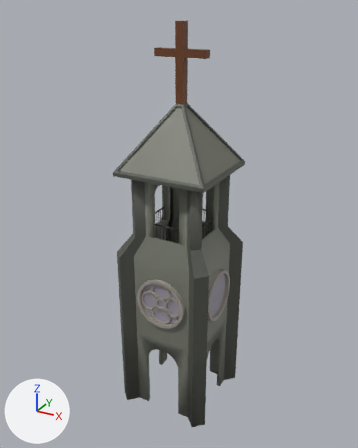
An edit to the Blender file BebePied_project/Assets/00_Content/00_Common/00_3D/Pilon.blend, drawn before and after from the same camera.
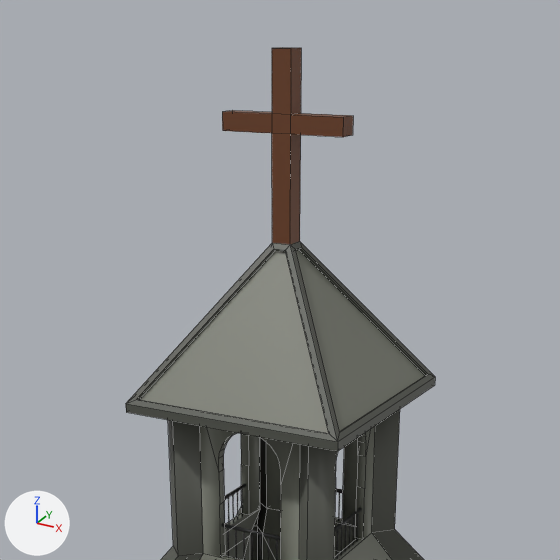
There are two pictures of each version: one whole from a 50 mm lens placed at (17.05, -31.36, 31.63), pointed at (-0.26, 0.12, 15.89), one close up on the part from 17% to 83% of the width and 0% to 53% of the height. Lighting does not change. The marker at lower left points along +X, +Y and +Z. The close-ups show mesh edges as thin lines.

Names of what the first close-up shows: 'Pilon', 'Plane.002'.
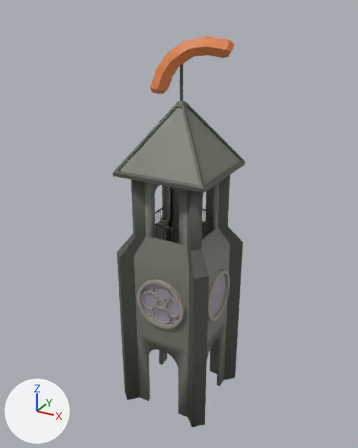
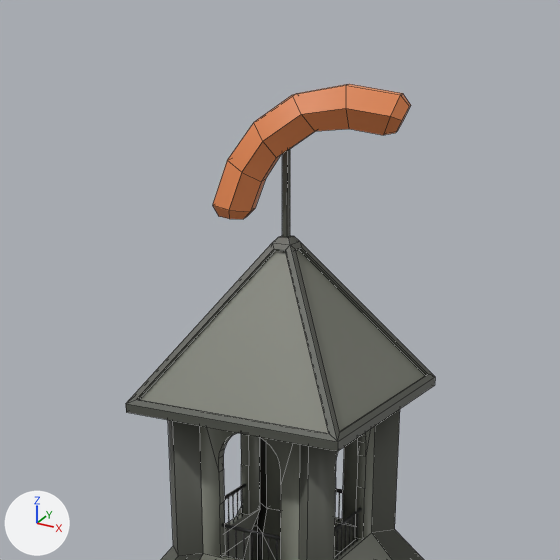
Commit message: Ajout du pilon saucisse

Edits to the scene script, one JSON object a line:
```json
{"op": "add", "block": "mat_material_saucisse", "code": ["mat_material_saucisse = principled_material('Material_Saucisse')", "mat_material_saucisse.base_color = (0.799, 0.246, 0.0802)  # orange #e78850"]}
{"block": "me_plane_008", "where": "# used by ob_plane_002; parent = ob_pilon; location = (0.0, 0.0, 0.0)"}
{"op": "remove", "block": "me_plane_008", "code": "me_plane_008.from_pydata(...)  # 64 vertices, 62 faces; spans x -3.63..3.63, y -3.63..3.63, z 20.39..30.74"}
{"op": "add", "block": "me_plane_008", "code": "me_plane_008.from_pydata(...)  # 56 vertices, 54 faces; spans x -3.63..3.63, y -3.63..3.63, z 20.39..28.4"}
{"block": "me_plane_008", "change": "me_plane_008 part 1"}
{"block": "me_plane_008", "change": "20 vertices are removed from x -1.99..1.99, y -0.31..0.31, z 28.45..30.74"}
{"block": "me_plane_008", "change": "21 faces are deleted"}
{"block": "me_plane_008", "change": "12 vertices are added at x -0.17..0.17, y -0.17..0.17, z 25.47..28.4"}
{"block": "me_plane_008", "change": "13 new faces join them, mat_material_pilon_poutre (dark grey #55574f)"}
{"op": "remove", "block": "me_plane_008", "code": "me_plane_008.materials.append(mat_material_pilon_cross)  # brown #6f4125"}
{"op": "add", "block": "me_cylinder_001", "code": ["me_cylinder_001 = bpy.data.meshes.new('Cylinder.001')", "me_cylinder_001.from_pydata(...)  # 48 vertices, 44 faces; spans x -1.11..1.11, y -3.06..0.96, z -5.12..5.39", "me_cylinder_001.polygons.foreach_set('use_smooth', [True] * 44)", "me_cylinder_001.materials.append(mat_material_saucisse)  # orange #e78850"]}
{"op": "add", "block": "ob_cylinder_008", "code": ["ob_cylinder_008 = bpy.data.objects.new('Cylinder.008', me_cylinder_001)", "ob_cylinder_008.location = (0.0, 0.0, 28.65)", "ob_cylinder_008.rotation_euler = (0.983, 0.0, 1.877)  # degrees (56, 0, 108)", "ob_cylinder_008.scale = (0.613, 0.613, 0.613)"]}
```

Changed parts and their boxes (x1, y1, x2, y2) in the close-ups (560 x 560 px):
```json
{"object": "Plane.002", "change": "reshaped", "before": [126, 48, 435, 451], "after": [126, 149, 435, 451], "on screen": "25% shorter"}
{"object": "Cylinder.008", "change": "added", "after": [213, 84, 411, 219], "on screen": "orange"}
{"part": 1, "of": "me_plane_008", "change": "cut back", "before": [222, 48, 353, 244], "after": [272, 149, 299, 244]}
```
